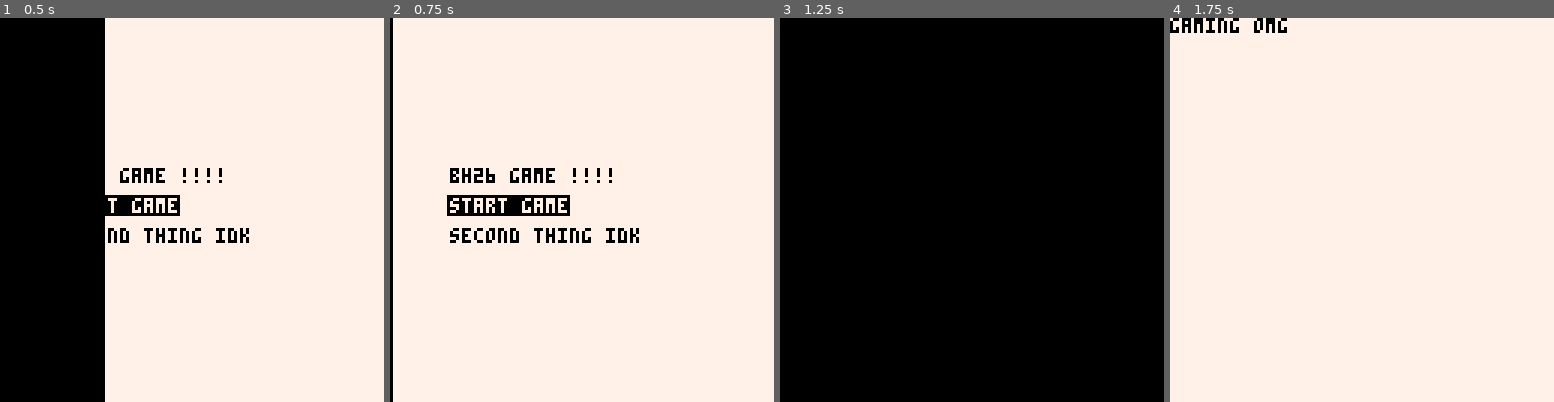
Above: before the commit, frames 1-4 (left to right).
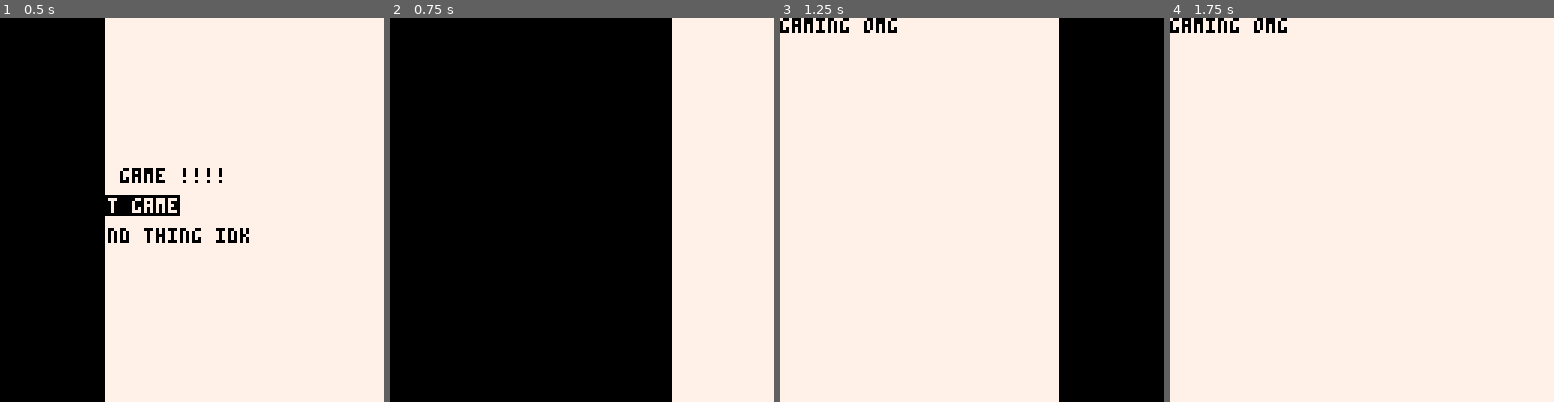
Above: after the commit, the same moments.

Repository: wsasaki01/bath-hack-2026
Game: PICO-8 cartridge bh26.p8
Two runs of this game, one before a commit and one after it. Both use one fixed random seed, a clock stepped at 60 frames per second and the inputs below.
Inputs:
- Up to frame 1 (0.5 s): tap O (Z key) at 0.33 s
- Up to frame 2 (0.75 s): tap O (Z key) at 0.7 s
- Up to frame 3 (1.25 s): no input
- Up to frame 4 (1.75 s): tap O (Z key) at 1.43 s

Frame 1 is identical in both runs. In frame 2, 70% of the frame differs, in the area x 0-74%, y 0-100%; in frame 3, 72%, in the area x 0-73%, y 0-100%; in frame 4, nothing differs.

Commit message:
block inputs during transition

Diff:
--- a/draw.lua
+++ b/draw.lua
@@ -11,6 +11,7 @@
 		print("gaming omg")
 	end
 
+	-- Menu transition
 	if counters.trans_cnt != -1 then
 		local x = (30-counters.trans_cnt)/30 * 256
 		rectfill(x-128, 0, x, 128, 0)
--- a/init.lua
+++ b/init.lua
@@ -1,5 +1,8 @@
 function _init()
 	global_cnt = 0
+
+	-- Block all inputs (used during transitions, etc.)
+	block = false
 
 	-- See README for counter
     counters = {}
--- a/output/draw_out.lua
+++ b/output/draw_out.lua
@@ -11,6 +11,7 @@
 		print("gaming omg")
 	end
 
+
 	if counters.trans_cnt != -1 then
 		local x = (30-counters.trans_cnt)/30 * 256
 		rectfill(x-128, 0, x, 128, 0)
--- a/output/init_out.lua
+++ b/output/init_out.lua
@@ -1,5 +1,8 @@
 function _init()
 	global_cnt = 0
+
+
+	block = false
 
 
     counters = {}
--- a/output/update_out.lua
+++ b/output/update_out.lua
@@ -7,20 +7,28 @@
         if (counters[n]!= -1) counters[n]-=1
     end
 
+	block = counters.trans_cnt != -1
+
 
 	if menu==1 then
-		if btnp(2) and menu_idx != 1 then
-			menu_idx -= 1
-		elseif btnp(3) and menu_idx != 2 then
-			menu_idx += 1
-		end
+		if not block then
 
-		if btnp(4) then
-			if (menu_idx==1) counters.trans_cnt = 30
+			if btnp(2) and menu_idx != 1 then
+				menu_idx -= 1
+			elseif btnp(3) and menu_idx != 2 then
+				menu_idx += 1
+			end
+
+			if btnp(4) then
+				if (menu_idx==1) counters.trans_cnt = 30
+			end
 		end
 	end
 
+
+
 	if counters.trans_cnt == 15 then
+
 		if (menu==1) menu=2
 	end
 end
--- a/update.lua
+++ b/update.lua
@@ -7,20 +7,28 @@
         if (counters[n]!= -1) counters[n]-=1
     end
 
+	block = counters.trans_cnt != -1
+
 	-- Title Screen
 	if menu==1 then
-		if btnp(2) and menu_idx != 1 then
-			menu_idx -= 1
-		elseif btnp(3) and menu_idx != 2 then
-			menu_idx += 1
-		end
+		if not block then
+			-- Moving "cursor"
+			if btnp(2) and menu_idx != 1 then
+				menu_idx -= 1
+			elseif btnp(3) and menu_idx != 2 then
+				menu_idx += 1
+			end
 
-		if btnp(4) then
-			if (menu_idx==1) counters.trans_cnt = 30
+			if btnp(4) then -- Selecting options
+				if (menu_idx==1) counters.trans_cnt = 30
+			end
 		end
 	end
 
+	-- Change to different menu modes in the middle of transitions (15th frame out of 30)
+	-- (when screen is fully covered by transition)
 	if counters.trans_cnt == 15 then
+		-- Main menu -> gameplay
 		if (menu==1) menu=2
 	end
 end
